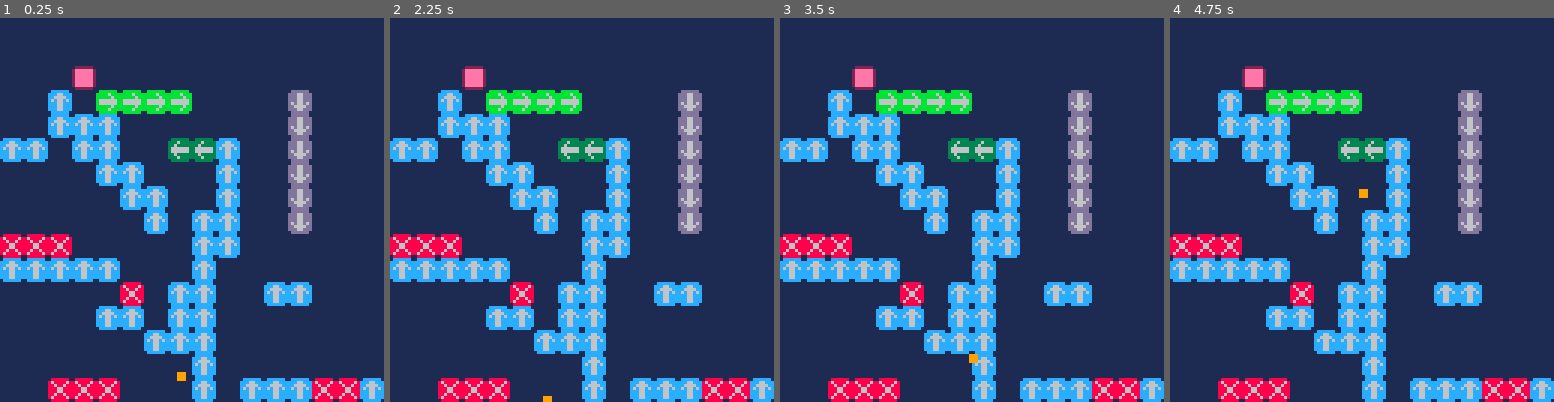
Above: before the commit, frames 1-4 (left to right).
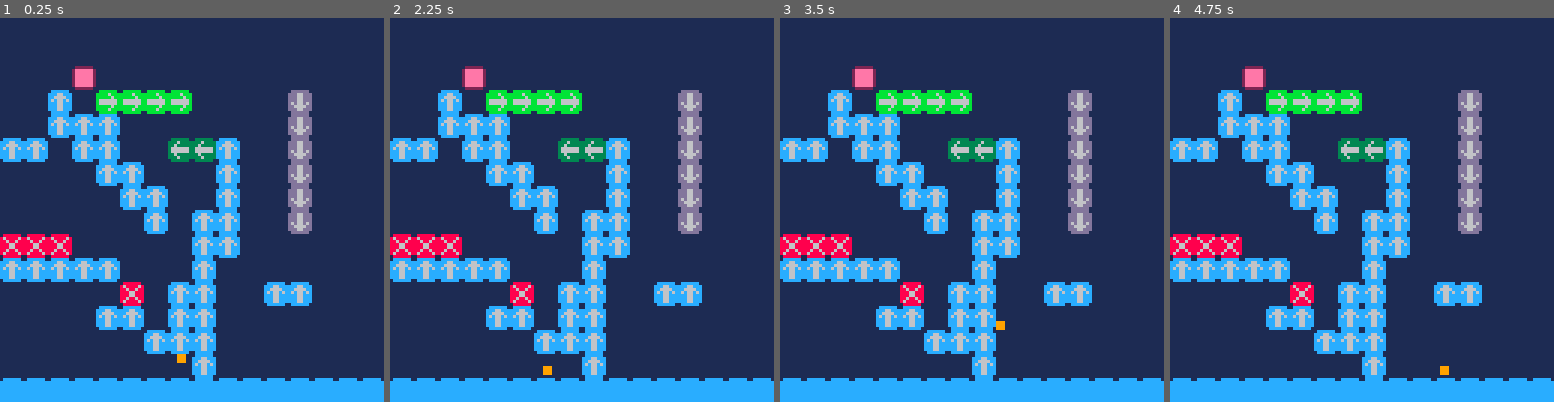
Above: after the commit, the same moments.

Repository: HeroHunterIguess/pico8-projects
Game: PICO-8 cartridge wip/movementcontroller/movementController b3.p8
Same seed, same stepped clock (60 frames per second), same inputs: the game is played once before the commit and once after it.
Inputs:
- Up to frame 1 (0.25 s): no input
- Up to frame 2 (2.25 s): hold Left from 1.97 s (still down)
- Up to frame 3 (3.5 s): release Left at 2.37 s; hold Right from 2.87 s (still down)
- Up to frame 4 (4.75 s): release Right at 3.53 s; hold Right 4.13-4.53 s

The runs differ from the first frame. In frame 1, 4.8% of the frame differs, in the area x 0-100%, y 87-100%; in frame 2, 4.8%; in frame 3, 4.8%, in the area x 0-100%, y 78-100%; in frame 4, 4.8%.

Commit message:
Add map offsets for collision detection

Diff:
--- a/wip/movementcontroller/movementController b3.p8
+++ b/wip/movementcontroller/movementController b3.p8
@@ -9,6 +9,8 @@
 xvelocity=0
 gravity=0.16
 currentlevel=0
+mapx=0
+mapy=0
 
 --checking if the tile is collidable
 function checkcollision(flag,gmode)
@@ -19,7 +21,7 @@
  	tilerow = flr((playery+1)/8)
  end
 
- spriteatplayer = mget(tilecolumn,tilerow)
+ spriteatplayer = mget(tilecolumn+mapx,tilerow+mapy)
 
  if fget(spriteatplayer,flag) then
  	return true
@@ -53,6 +55,7 @@
 function nextlevel()
 	reload(0x1000, 0x1000, 0x2000)
 	currentlevel+=1
+	mapx+=16
 end
 
 --runs every frame
@@ -84,12 +87,12 @@
 	--keeping playerx in bounds
 	--fix this limit to work for
 	--all different levels !!
-	if playerx < currentlevel*64 then
-		playerx=currentlevel*64
+	if playerx < currentlevel*128 then
+		playerx=currentlevel*128
 		xvelocity*=0.01
 	end
-	if playerx > (currentlevel+1)*64 then
-		playerx=(currentlevel+1)*64
+	if playerx > (currentlevel+1)*128 then
+		playerx=(currentlevel+1)*128
 		xvelocity*=0.01
 	end
 
@@ -143,26 +146,23 @@
 	cls(0)
 
 	--rendering the level
-	if currentlevel==0 then
-		map(0, 0, 0, 0, 32, 32)
-	elseif currentlevel==1 then
-		map(16, 0, 0, 0, 32, 32)
-	end
+	map(mapx, mapy, 0, 0, 32, 32)
 
+	--drawing player
 	rectfill(playerx-1,playery-1,playerx+1,playery+1,9)
 end
 
 __gfx__
-00000000000000001cccccc118888881133333311bbbbbb11dddddd1122222211111111100000000000000000000000000000000000000000000000000000000
-0000000000000000ccc66ccc8688886833363333bbbb6bbbddd66ddd2eeeeee21111111100000000000000000000000000000000000000000000000000000000
-0070070000000000cc6666cc8868868833633333bbbbb6bbddd66ddd2eeeeee21111111100000000000000000000000000000000000000000000000000000000
-0007700000000000c6c66c6c8886688836666663b666666bddd66ddd2eeeeee21111111100000000000000000000000000000000000000000000000000000000
-0007700000000000ccc66ccc8886688836666663b666666bd6d66d6d2eeeeee21111111100000000000000000000000000000000000000000000000000000000
-0070070000000000ccc66ccc8868868833633333bbbbb6bbdd6666dd2eeeeee21111111100000000000000000000000000000000000000000000000000000000
-0000000000000000ccc66ccc8688886833363333bbbb6bbbddd66ddd2eeeeee21111111100000000000000000000000000000000000000000000000000000000
-00000000000000001cccccc118888881133333311bbbbbb11dddddd1122222211111111100000000000000000000000000000000000000000000000000000000
+000000001cccccc11cccccc118888881133333311bbbbbb11dddddd1122222211111111100000000000000000000000000000000000000000000000000000000
+00000000ccccccccccc66ccc8688886833363333bbbb6bbbddd66ddd2eeeeee21111111100000000000000000000000000000000000000000000000000000000
+00700700cccccccccc6666cc8868868833633333bbbbb6bbddd66ddd2eeeeee21111111100000000000000000000000000000000000000000000000000000000
+00077000ccccccccc6c66c6c8886688836666663b666666bddd66ddd2eeeeee21111111100000000000000000000000000000000000000000000000000000000
+00077000ccccccccccc66ccc8886688836666663b666666bd6d66d6d2eeeeee21111111100000000000000000000000000000000000000000000000000000000
+00700700ccccccccccc66ccc8868868833633333bbbbb6bbdd6666dd2eeeeee21111111100000000000000000000000000000000000000000000000000000000
+00000000ccccccccccc66ccc8688886833363333bbbb6bbbddd66ddd2eeeeee21111111100000000000000000000000000000000000000000000000000000000
+00000000cccccccc1cccccc118888881133333311bbbbbb11dddddd1122222211111111100000000000000000000000000000000000000000000000000000000
 __gff__
-0000020104081020000000000000000000000000000000000000000000000000000000000000000000000000000000000000000000000000000000000000000000000000000000000000000000000000000000000000000000000000000000000000000000000000000000000000000000000000000000000000000000000000
+0002020104081020000000000000000000000000000000000000000000000000000000000000000000000000000000000000000000000000000000000000000000000000000000000000000000000000000000000000000000000000000000000000000000000000000000000000000000000000000000000000000000000000
 0000000000000000000000000000000000000000000000000000000000000000000000000000000000000000000000000000000000000000000000000000000000000000000000000000000000000000000000000000000000000000000000000000000000000000000000000000000000000000000000000000000000000000
 __map__
 0808080808080808080808080808080808000000000000000000000000000008000000000000000000000000000000000000000000000000000000000000000000000000000000000000000000000000000000000000000000000000000000000000000000000000000000000000000000000000000000000000000000000000
@@ -180,4 +180,4 @@
 0808080802020802020808080808080800000000000000000000000000000000000000000000000000000000000000000000000000000000000000000000000000000000000000000000000000000000000000000000000000000000000000000000000000000000000000000000000000000000000000000000000000000000
 0808080808080202020808080808080800000000000000000000000000000000000000000000000000000000000000000000000000000000000000000000000000000000000000000000000000000000000000000000000000000000000000000000000000000000000000000000000000000000000000000000000000000000
 0808080808080808020808080808080800000000000000000000000000000000000000000000000000000000000000000000000000000000000000000000000000000000000000000000000000000000000000000000000000000000000000000000000000000000000000000000000000000000000000000000000000000000
-0808030303080808020802020203030208000000000000000000000000000008000000000000000000000000000000000000000000000000000000000000000000000000000000000000000000000000000000000000000000000000000000000000000000000000000000000000000000000000000000000000000000000000
+0101010101010101010101010101010108000000000000000000000000000008000000000000000000000000000000000000000000000000000000000000000000000000000000000000000000000000000000000000000000000000000000000000000000000000000000000000000000000000000000000000000000000000
